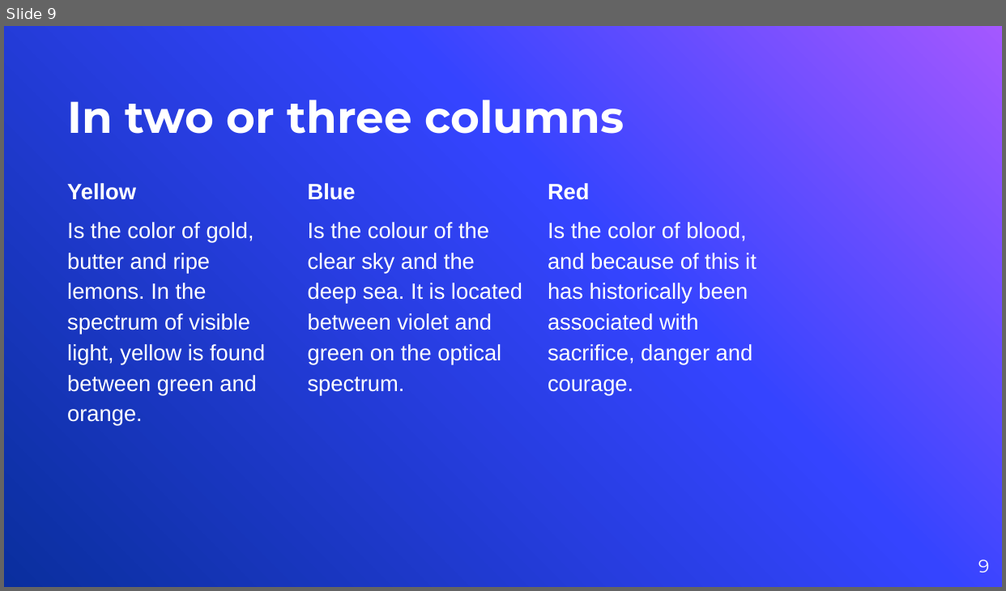
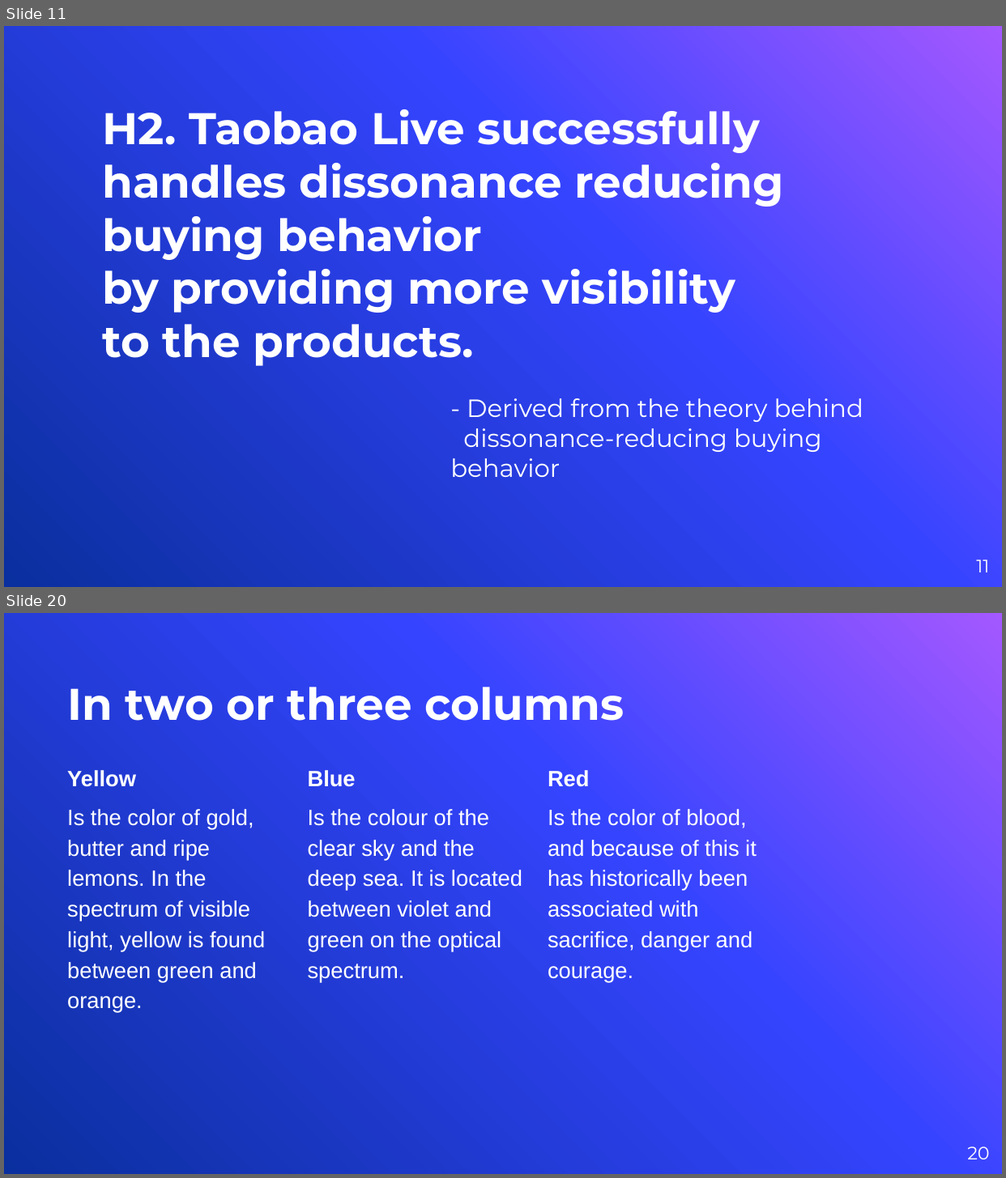
Before and after one commit to vyacheslav-polyakov/thesis, a slide deck: !Defense Slides.pptx. Shown one above the other, each under a label of ours: slide 9 before the commit, slides 11 and 20 after it; the slides between them are not shown. The pictures are 1006x591 and 1006x1178 pixels, drawn with LibreOffice and Linux fonts; fonts in the diff are those of the drawing; background and template pictures are left out. Boxes give left, top, right and bottom in pixels: in the first picture for what was removed or moved away, otherwise in the second. Text is boxed around its words. In the diff, an @@ line names an element or a change of style, - is before the commit and + after.

```diff
--- a/!Defense Slides.pptx
+++ b/!Defense Slides.pptx
@@ slide 11 added at (x1=4, y1=26, x2=1002, y2=587), background picture (left out) @@
@@ title added at (x1=102, y1=109, x2=784, y2=366), 32 pt, text #FFFFFF, bold @@
+H2. Taobao Live successfully handles dissonance reducing buying behavior
+by providing more visibility
+to the products.
@@ text added at (x1=450, y1=399, x2=863, y2=477), 18 pt, text #FFFFFF @@
+- Derived from the theory behind
+dissonance-reducing buying behavior
@@ page number added at (x1=976, y1=560, x2=989, y2=573), 13 pt, text #FFFFFF @@
+11
@@ what was slide 9 is now slide 20 @@
@@ page number at (x1=967, y1=1147, x2=989, y2=1160): text changed @@
-9
+20
```
Also in this commit, not shown: 5 slides changed, 18 other slides added, 10 slides removed, 30 other files.
